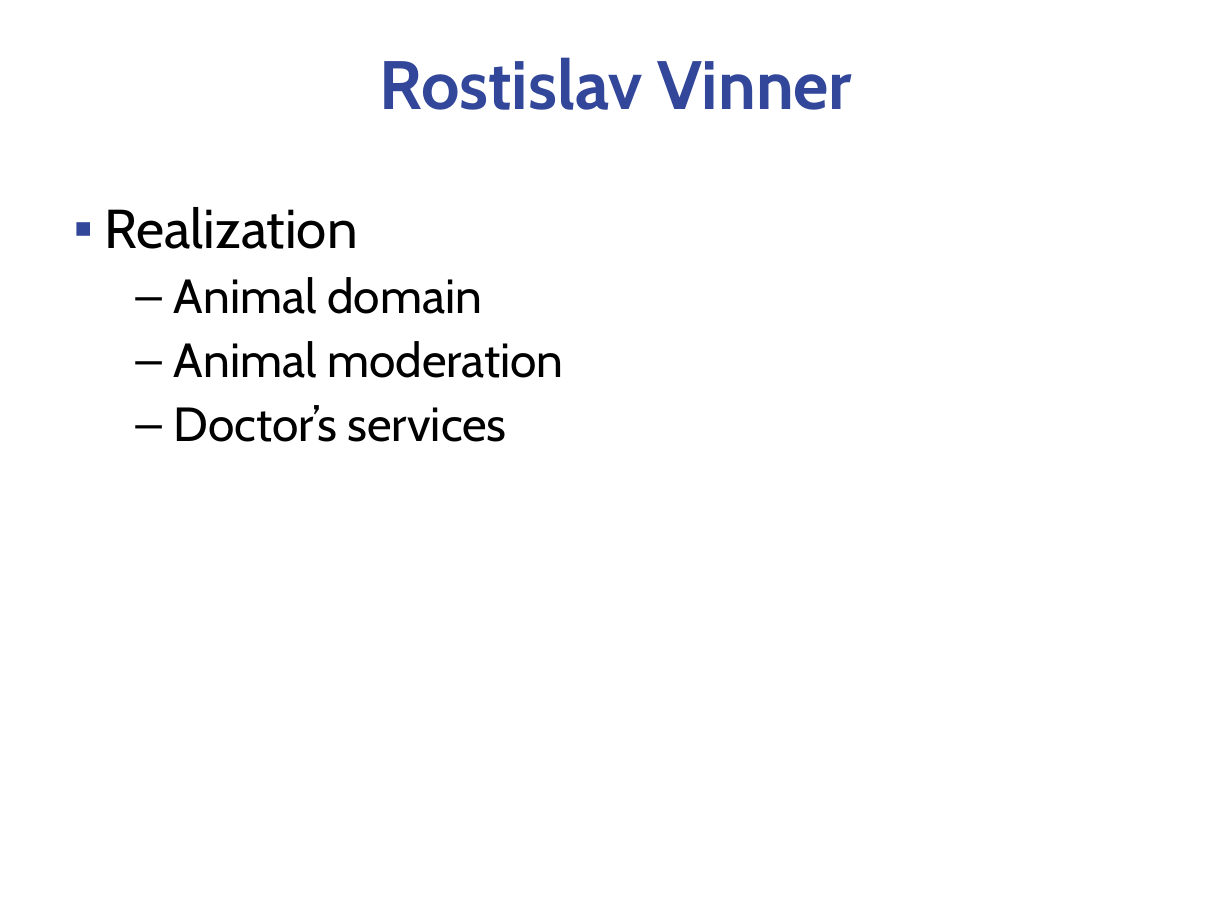
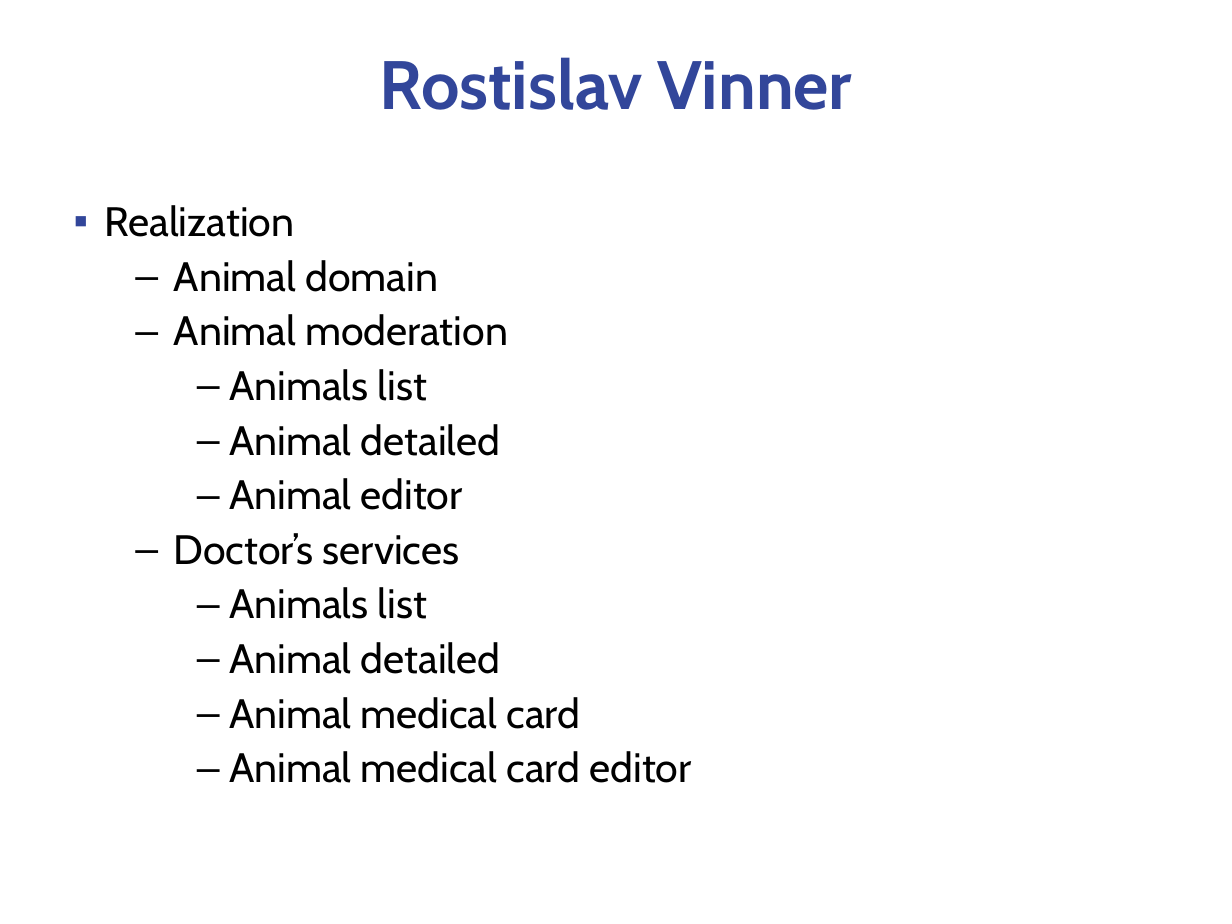
Before and after one commit to if-056-java/animalsRepo, a slide deck: slide 9 of offering demo/Java_IF_056_OD.ppt. Drawn at 1232x924 pixels with LibreOffice and Linux fonts; fonts in the diff are those of the drawing; background and template pictures are left out. Boxes give left, top, right and bottom in pixels: in the first picture for what was removed or moved away, otherwise in the second. Text is boxed around its words. In the diff, an @@ line names an element or a change of style, - is before the commit and + after.

```diff
--- a/offering demo/Java_IF_056_OD.ppt
+++ b/offering demo/Java_IF_056_OD.ppt
@@ text at [104, 205, 508, 565]: size 32 to 24 pt in "Realization"; size 28 to 24 pt in "Animal domain", "Animal moderation", "Doctor’s services"; less space between paragraphs @@
@@ text at [229, 369, 500, 510]: paragraphs added @@
+    – Animals list
+    – Animal detailed
+    – Animal editor
@@ text at [229, 587, 692, 783]: paragraphs added @@
+    – Animals list
+    – Animal detailed
+    – Animal medical card
+    – Animal medical card editor
```
Also in this commit, not shown: 2 other files.
